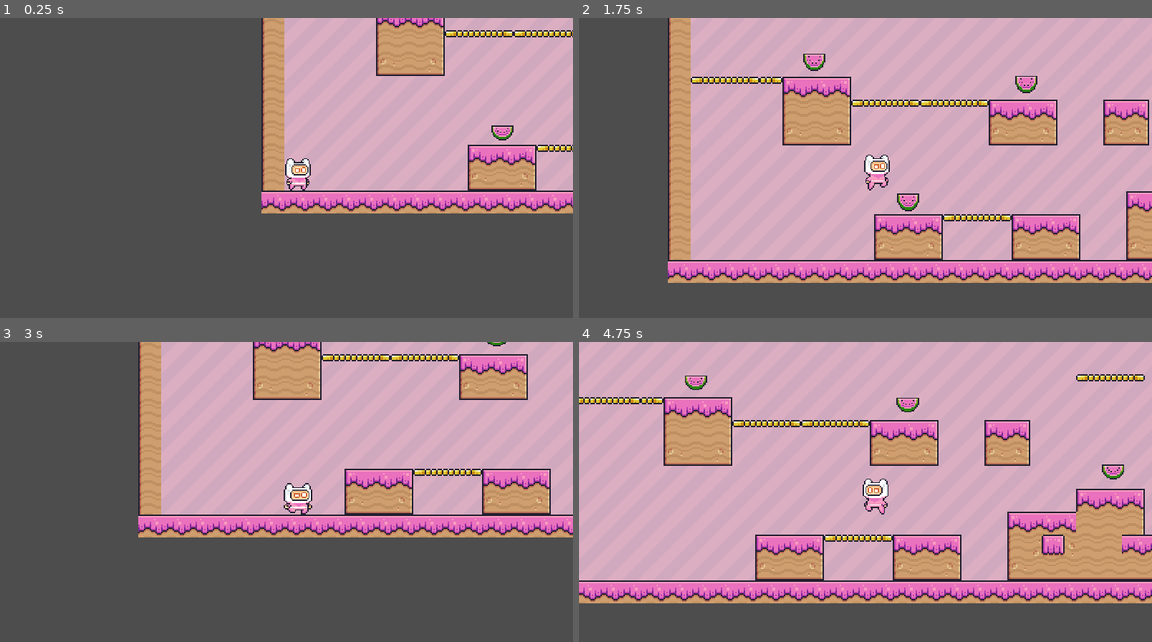
Above: before the commit, frames 1-4 (two rows, left to right).
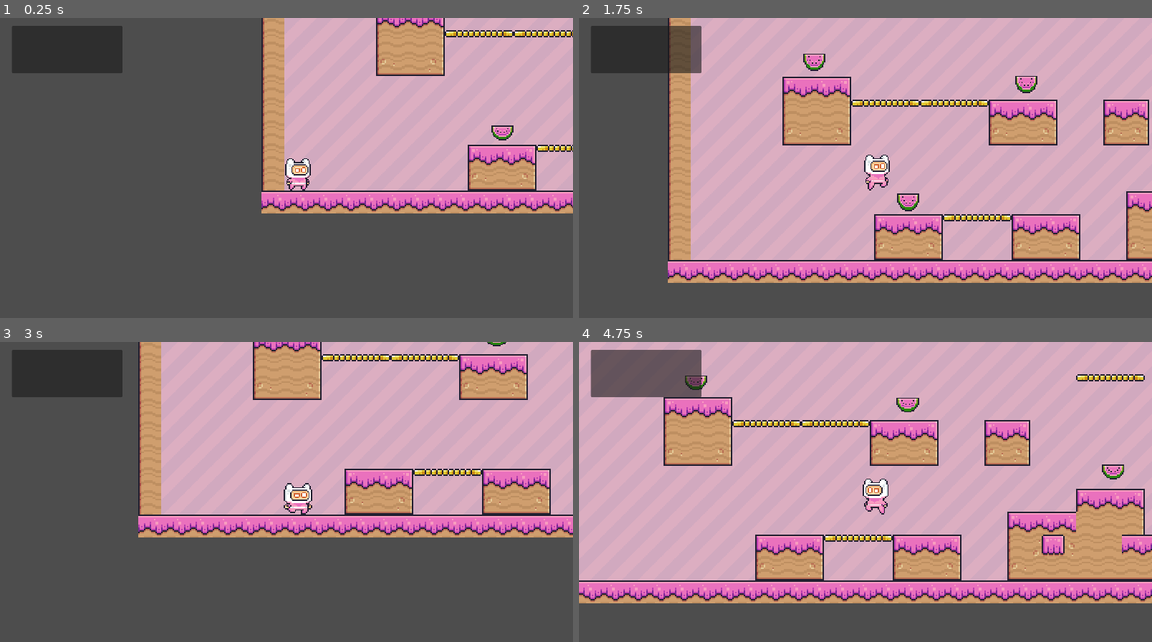
Above: after the commit, the same moments.

Repository: quindipc/pixel-adventure
Game: Godot game, scene res://main.tscn
Two runs of this game, one before a commit and one after it. Both use one fixed random seed, a clock stepped at 60 frames per second and the inputs below.
Inputs:
- Up to frame 1 (0.25 s): no input
- Up to frame 2 (1.75 s): tap Enter (ui_accept) at 0.5 s; hold Right (right) from 0.53 s (still down); tap Space (jump) at 0.77, 1.52 s
- Up to frame 3 (3 s): release Right (right) at 2.03 s; hold Left (left) 2.03-2.78 s; hold Right (right) from 2.78 s (still down)
- Up to frame 4 (4.75 s): tap Space (jump) at 3.02, 3.77, 4.52 s; release Right (right) at 4.28 s; hold Left (left) from 4.28 s (still down)

The runs differ from the first frame. In frame 1, 3.0% of the frame differs, in the area x 2-22%, y 2-19%; in frame 2, 3.3%; in frame 3, 3.0%; in frame 4, 3.3%, in the area x 0-22%, y 2-21%.

Commit message:
reorganize

Diff:
--- a/main.tscn
+++ b/main.tscn
@@ -483,7 +483,7 @@
 scale = Vector2(2.9, 2.9)
 tile_set = SubResource("TileSet_ol3pw")
 format = 2
-layer_0/tile_data = PackedInt32Array(851973, 458752, 8, 8519 …(9387 unchanged characters)… 262167, 1179648, 0, 262168, 1245184, 0, 327681, 1179648, 0, 327682, 1245184, 0, 327683, 1245184, 0, 327680, 1114112, 0, 720950, 1114112, 0, 720951, 1179648, 0, 720952, 1245184, 0, 262228, 1245184, 0, 262227, 1114112, 0)
+layer_0/tile_data = PackedInt32Array(851973, 458752, 8, 8519 …(9387 unchanged characters)… 262167, 1179648, 0, 262168, 1245184, 0, 720950, 1114112, 0, 720951, 1179648, 0, 720952, 1245184, 0, 262228, 1245184, 0, 262227, 1114112, 0)
 
 [node name="Player" parent="SceneObjects" instance=ExtResource("3_ipvsf")]
 position = Vector2(-26, 6)
@@ -569,3 +569,11 @@
 texture_filter = 1
 position = Vector2(4273, 277)
 scale = Vector2(1.5, 1.5)
+
+[node name="UI" type="CanvasLayer" parent="."]
+
+[node name="Panel" type="Panel" parent="UI"]
+offset_left = 24.0
+offset_top = 16.0
+offset_right = 248.0
+offset_bottom = 112.0
